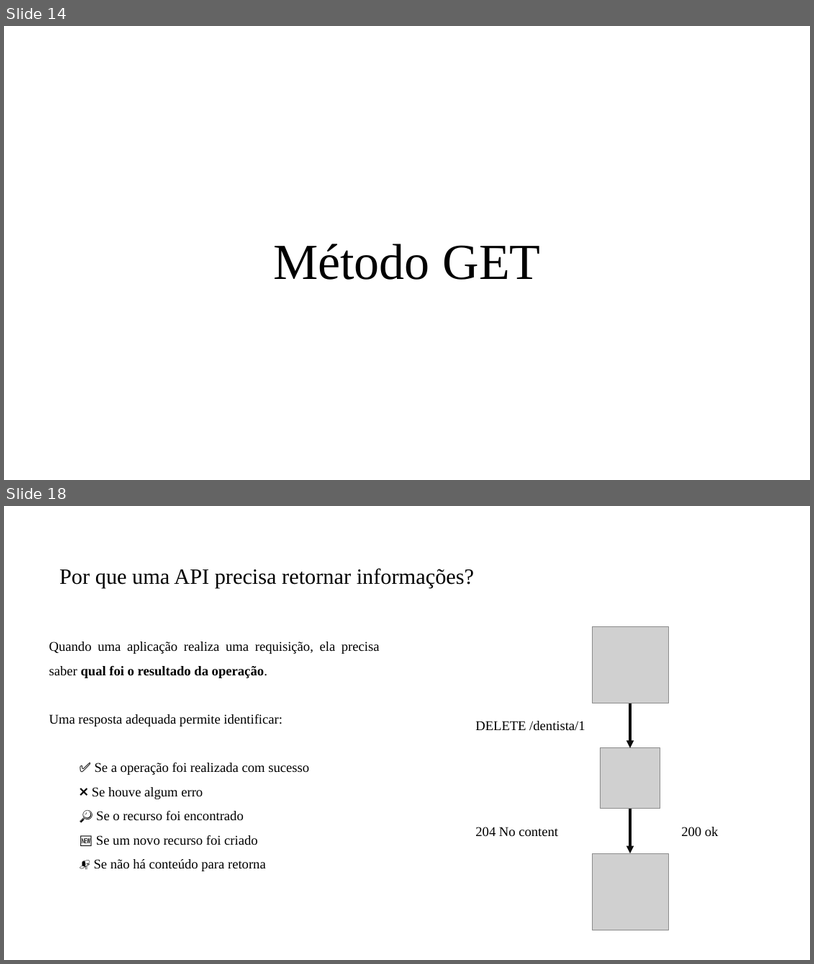
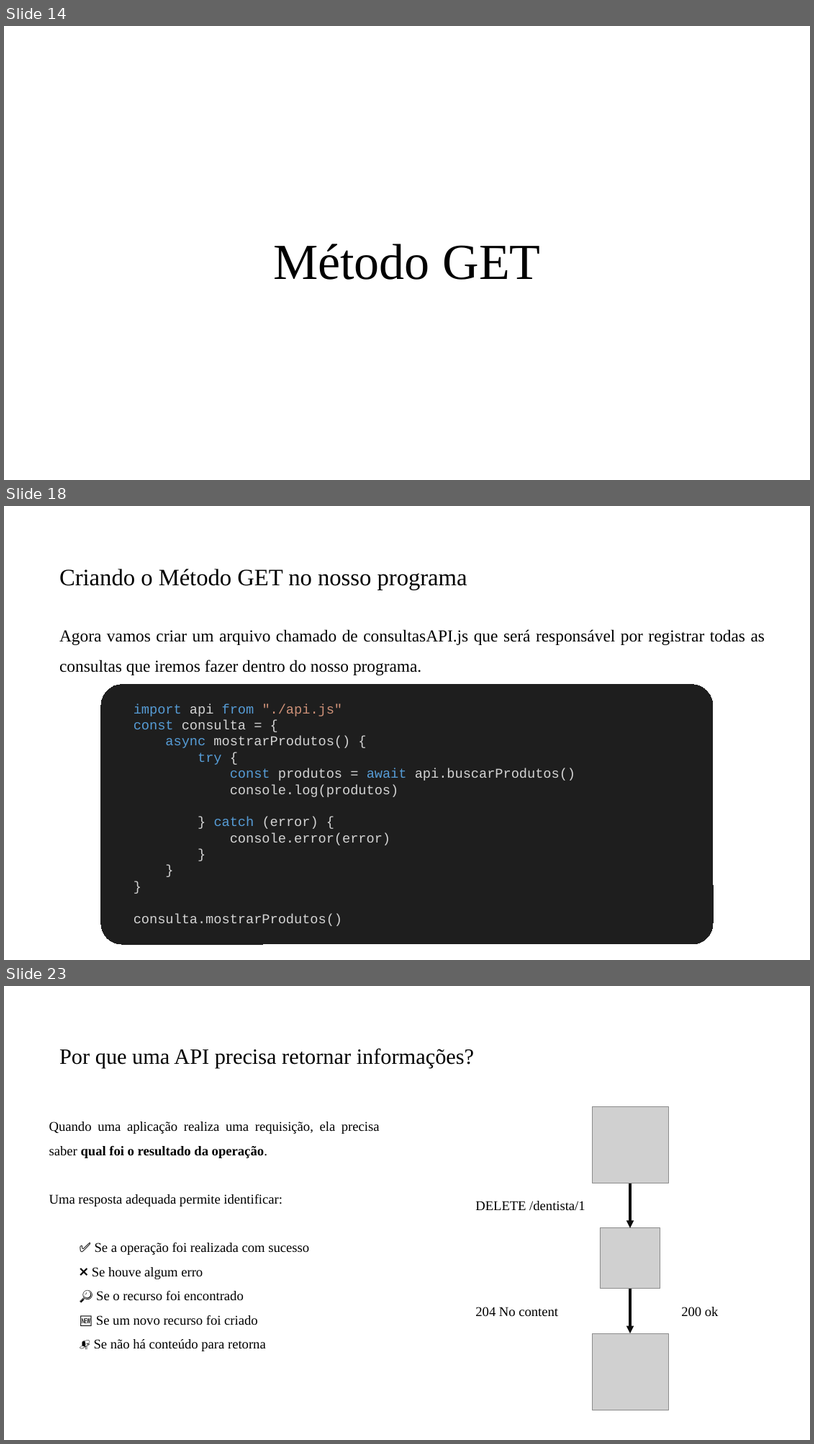
Before and after one commit to PedroMiho/UMC, a slide deck: SI/Programação para Internet/Módulo 2 - JavaScript/Aula03 - Implementado o CRUD/Implementando CRUD.pptx. Shown one above the other, each under a label of ours: slides 14 and 18 before the commit, slides 14, 18 and 23 after it; the slides between them are not shown. The pictures are 814x964 and 814x1444 pixels, drawn with LibreOffice and Linux fonts; fonts in the diff are those of the drawing; grey boxes stand for pictures; background and template pictures are left out. Boxes give left, top, right and bottom in pixels: in the first picture for what was removed or moved away, otherwise in the second. Text is boxed around its words. In the diff, an @@ line names an element or a change of style, - is before the commit and + after.

```diff
--- a/SI/Programação para Internet/Módulo 2 - JavaScript/Aula03 - Implementado o CRUD/Implementando CRUD.pptx
+++ b/SI/Programação para Internet/Módulo 2 - JavaScript/Aula03 - Implementado o CRUD/Implementando CRUD.pptx
@@ slide 18 added at bbox=[4, 506, 810, 960], background #FFFFFF @@
@@ title added at bbox=[59, 569, 468, 590], 28 pt, text #000000 @@
+Criando o Método GET no nosso programa
@@ text added at bbox=[59, 629, 765, 675], 20 pt, text #000000 @@
+Agora vamos criar um arquivo chamado de consultasAPI.js que será responsável por registrar todas as consultas que iremos fazer dentro do nosso programa.
@@ rounded rectangle added at bbox=[101, 685, 714, 944], fill #1E1E1E, outline #1E1E1E 0.75 pt @@
@@ text added at bbox=[134, 704, 576, 926], 16 pt, text #D4D4D4 @@
+import api from "./api.js"
+const consulta = {
+async mostrarProdutos() {
+try {
+const produtos = await api.buscarProdutos()
+console.log(produtos)
+} catch (error) {
+console.error(error)
+}
+}
+}
+consulta.mostrarProdutos()
@@ what was slide 18 is now slide 23 @@
```
Also in this commit, not shown: 1 slide changed, 4 other slides added, 3 other files.
